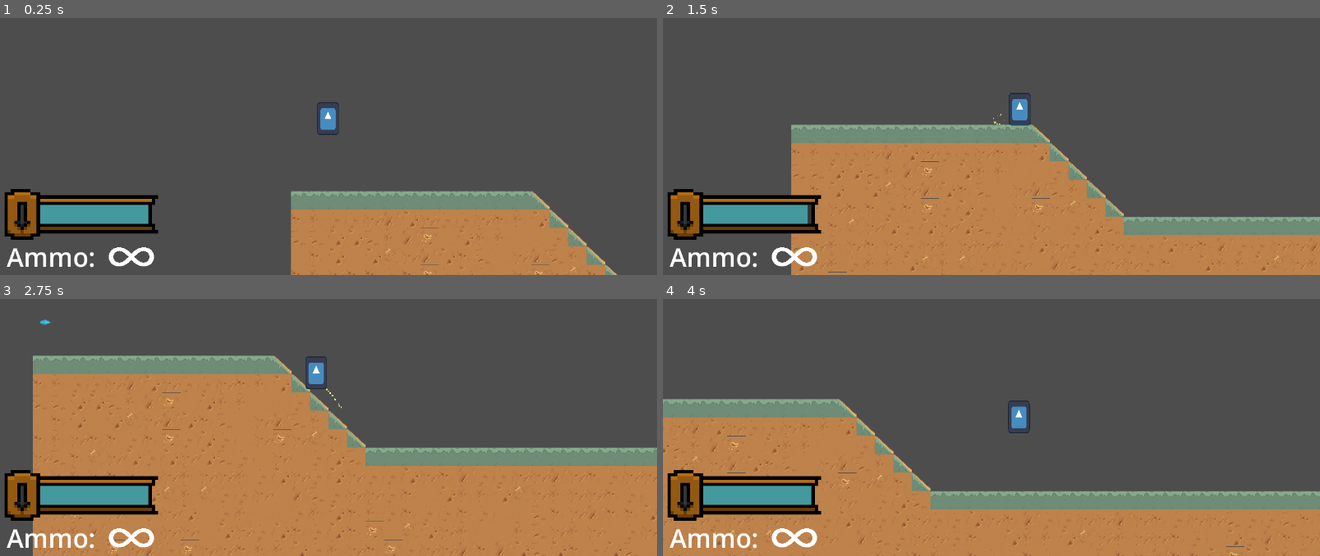
Above: before the commit, frames 1-4 (two rows, left to right).
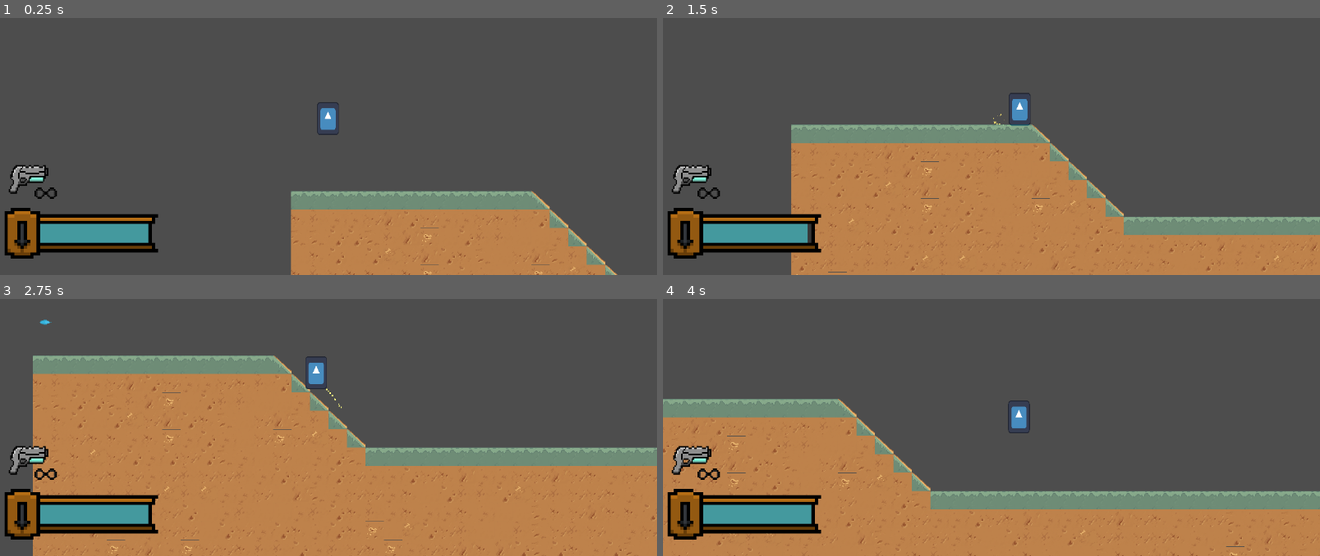
Above: after the commit, the same moments.

Repository: dzfrias/gladiator
Game: Godot game, scene res://scenes/mission.tscn
The game is run twice, just before and just after one commit, with the same random seed, the same clock (stepped at 60 frames per second) and the same inputs. This scene is started directly instead of the project's main scene. The engine's default icon, where the game draws it, is replaced by a stand-in: a white triangle on a blue panel in a dark square. Sound files missing from this copy of the repository are replaced by a short silence.
Inputs (mouse positions are in pixels of both pictures, inside the frame that each line leads up to):
- Up to frame 1 (0.25 s): no input
- Up to frame 2 (1.5 s): move the mouse to (800, 257) at 0.52 s; hold S (burrow) 0.53-1.28 s; hold D (right) from 0.53 s (still down); tap Space (jump) at 0.77, 1.07 s; move the mouse to (860, 110) at 1.27 s; tap Shift (fallthrough) at 1.35 s
- Up to frame 3 (2.75 s): tap Space (jump) at 1.52, 1.82 s; move the mouse to (outside the picture) at 2.02 s; release D (right) at 2.03 s; press the mouse at (outside the picture) at 2.03 s; hold A (left) from 2.03 s (still down)
- Up to frame 4 (4 s): move the mouse to (958, 445) at 2.77 s; release A (left) at 2.78 s; release the mouse at (958, 445) at 2.78 s; hold D (right) from 2.78 s (still down); tap I (interact) at 2.85 s; tap Space (jump) at 3.02, 3.32, 3.77 s; move the mouse to (1188, 427) at 3.52 s; hold Q (toggle_alt) from 3.53 s (still down)

The runs differ from the first frame. In frame 1, 5.9% of the frame differs, in the area x 0-25%, y 57-98%; in frame 2, 5.9%; in frame 3, 5.9%; in frame 4, 5.9%.

Commit message:
add basic laser pistol image

Diff:
--- a/scenes/player_ui.tscn
+++ b/scenes/player_ui.tscn
@@ -7,6 +7,8 @@
 [ext_resource type="Script" path="res://scripts/ui/ammo_ui.gd" id="5_74ny8"]
 [ext_resource type="Script" path="res://scripts/ui/burrow_bar.gd" id="6_6nq0s"]
 [ext_resource type="Texture2D" uid="uid://bwam1j3kd5gx0" path="res://assets/Art/burrow_bar.png" id="7_rtk66"]
+[ext_resource type="Texture2D" uid="uid://x4pn0woh6rtk" path="res://assets/Art/laser_pistol.png" id="7_wk7so"]
+[ext_resource type="Texture2D" uid="uid://m43smj7sx1ie" path="res://assets/Art/pixel_infinity_sign.png" id="9_1ehpv"]
 
 [sub_resource type="StyleBoxFlat" id="StyleBoxFlat_n0e2u"]
 bg_color = Color(0.215686, 0.215686, 0.215686, 1)
@@ -20,29 +22,14 @@
 acid_rain_ui = ExtResource("3_lbnag")
 survival_ui = ExtResource("4_k0q64")
 
-[node name="AmmoText" type="RichTextLabel" parent="."]
-anchors_preset = 2
-anchor_top = 1.0
-anchor_bottom = 1.0
-offset_left = 13.0
-offset_top = -70.0
-offset_right = 521.0
-offset_bottom = -1.0
-grow_vertical = 0
-theme_override_font_sizes/normal_font_size = 50
-bbcode_enabled = true
-text = "Ammo:  [img=8,8]assets/infinity_sign.png[/img]"
-autowrap_mode = 0
-script = ExtResource("5_74ny8")
-
 [node name="TextureRect" type="TextureRect" parent="."]
 anchors_preset = 2
 anchor_top = 1.0
 anchor_bottom = 1.0
 offset_left = 9.0
-offset_top = -168.0
+offset_top = -131.0
 offset_right = 308.0
-offset_bottom = -66.0
+offset_bottom = -29.0
 grow_vertical = 0
 texture = ExtResource("7_rtk66")
 stretch_mode = 4
@@ -62,3 +49,44 @@
 theme_override_styles/fill = SubResource("StyleBoxFlat_rjwni")
 show_percentage = false
 script = ExtResource("6_6nq0s")
+
+[node name="WeaponUI" type="Control" parent="." node_paths=PackedStringArray("infinite_ammo_image", "ammo_text")]
+layout_mode = 3
+anchors_preset = 0
+offset_left = 35.0
+offset_top = 523.0
+offset_right = 75.0
+offset_bottom = 563.0
+script = ExtResource("5_74ny8")
+infinite_ammo_image = NodePath("TextureRect")
+ammo_text = NodePath("AmmoText")
+
+[node name="TextureRect2" type="TextureRect" parent="WeaponUI"]
+layout_mode = 1
+anchors_preset = 2
+anchor_top = 1.0
+anchor_bottom = 1.0
+offset_left = -23.0
+offset_top = -67.0
+offset_right = 59.0
+offset_bottom = 4.0
+grow_vertical = 0
+texture = ExtResource("7_wk7so")
+
+[node name="TextureRect" type="TextureRect" parent="WeaponUI"]
+layout_mode = 0
+offset_left = 32.0
+offset_top = 26.0
+offset_right = 78.0
+offset_bottom = 48.0
+texture = ExtResource("9_1ehpv")
+expand_mode = 1
+stretch_mode = 4
+
+[node name="AmmoText" type="RichTextLabel" parent="WeaponUI"]
+layout_mode = 0
+offset_left = 36.0
+offset_top = 24.0
+offset_right = 81.0
+offset_bottom = 48.0
+text = "000"
--- a/scripts/ui/ammo_ui.gd
+++ b/scripts/ui/ammo_ui.gd
@@ -1,16 +1,17 @@
-extends RichTextLabel
+extends Control
 
 @onready var weapon = Player.Instance.weapon()
 
-var infinite_ammo_text = "Ammo:  [img=8,8]assets/infinity_sign.png[/img]"
+@export var infinite_ammo_image: TextureRect
+@export var ammo_text: RichTextLabel
 
 func _ready() -> void:
 	var item = Player.Instance.inventory().get_held_item()
 	if item == Player.WEAPON_INDICATOR:
 		if weapon.weapon_stats.max_ammo == -1:
-			text = infinite_ammo_text
+			show_infinite_ammo_image()
 		else:
-			text = "Ammo: " + str(weapon.ammo) + "/" + str(weapon.weapon_stats.max_ammo)
+			show_ammo_text()
 		weapon.on_ammo_changed.connect(_on_ammo_changed)
 	else:
 		hide()
@@ -22,9 +23,9 @@
 		if weapon:
 			weapon.on_ammo_changed.disconnect(_on_ammo_changed)
 		if weapon.weapon_stats.max_ammo == -1:
-			text = infinite_ammo_text
+			show_infinite_ammo_image()
 		else:
-			text = "Ammo: " + str(weapon.ammo) + "/" + str(weapon.weapon_stats.max_ammo)
+			show_ammo_text()
 		weapon.on_ammo_changed.connect(_on_ammo_changed)
 	else:
 		weapon.on_ammo_changed.disconnect(_on_ammo_changed)
@@ -32,6 +33,15 @@
 
 func _on_ammo_changed(ammo: int, max_ammo: int) -> void:
 	if weapon.weapon_stats.max_ammo == -1:
-		text = infinite_ammo_text
+		show_infinite_ammo_image()
 	else:
-		text = "Ammo: " + str(weapon.ammo) + "/" + str(weapon.weapon_stats.max_ammo)
+		show_ammo_text()
+
+func show_ammo_text():
+	ammo_text.show()
+	infinite_ammo_image.hide()
+	ammo_text.text = str(weapon.weapon_stats.max_ammo)
+
+func show_infinite_ammo_image():
+	ammo_text.hide()
+	infinite_ammo_image.show()
Binary file added: assets/Art/laser_pistol.png
Not shown, changed: assets/Art/laser_pistol.png.import
Binary file added: assets/Art/pixel_infinity_sign.png
Not shown, added: assets/Art/pixel_infinity_sign.png.import
Binary file removed: assets/infinity_sign.png
Not shown: 1 places in scenes/player_ui.tscn that only renumber resources
